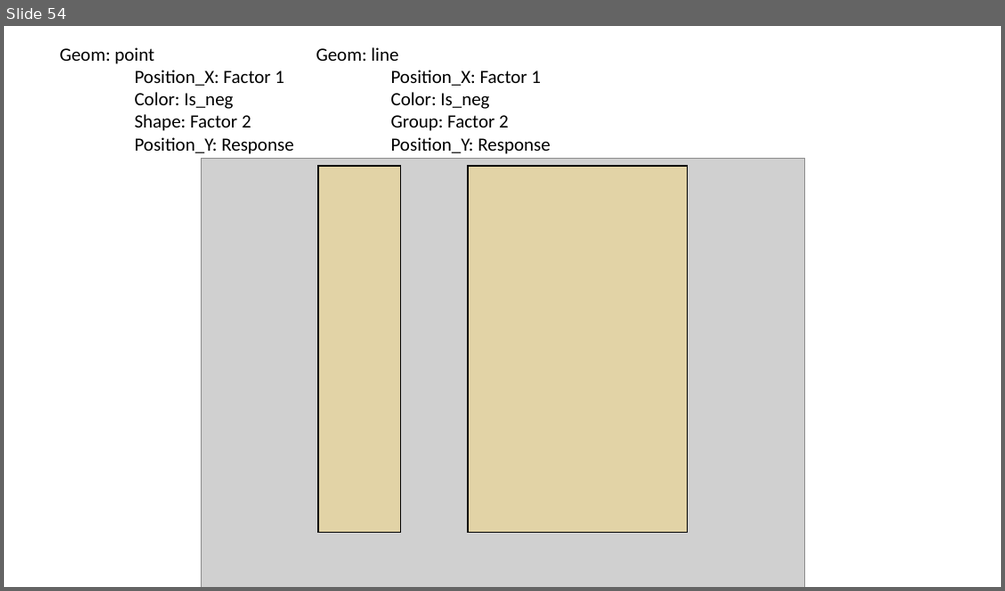
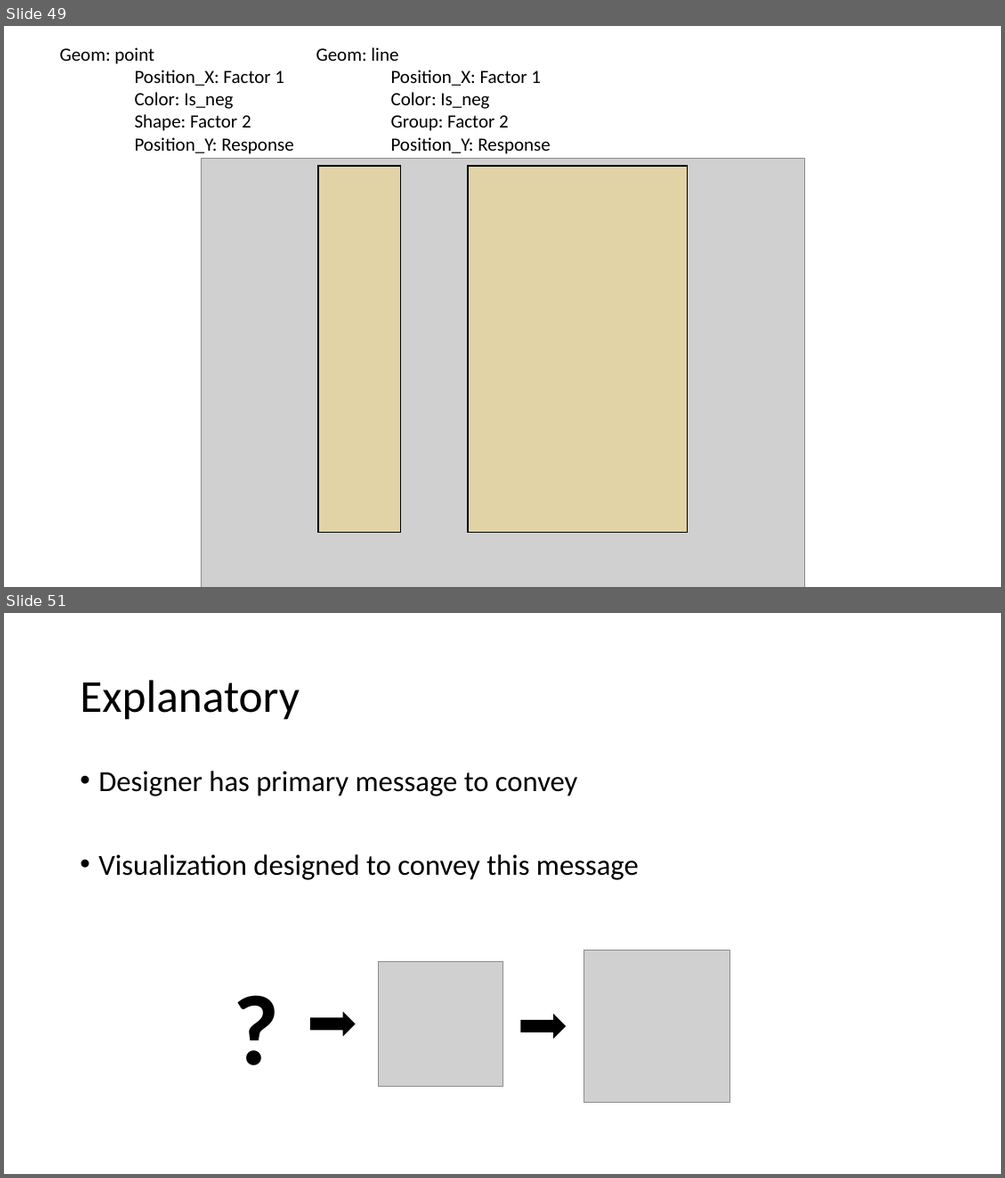
Before and after one commit to WSU-DataScience/SDSS19-dataviz-workshop, a slide deck: slides/Visualization theory and principles.pptx. Shown one above the other, each under a label of ours: slide 54 before the commit, slides 49 and 51 after it; the slides between them are not shown. The pictures are 1005x591 and 1005x1178 pixels, drawn with LibreOffice and Linux fonts; fonts in the diff are those of the drawing; grey boxes stand for pictures. Boxes give left, top, right and bottom in pixels: in the first picture for what was removed or moved away, otherwise in the second. Text is boxed around its words. In the diff, an @@ line names an element or a change of style, - is before the commit and + after.

```diff
--- a/slides/Visualization theory and principles.pptx
+++ b/slides/Visualization theory and principles.pptx
@@ slide 51 added at bbox=[4, 613, 1001, 1174], background #FFFFFF @@
@@ title added at bbox=[80, 680, 299, 720], 44 pt, text #000000 @@
+Explanatory
@@ text added at bbox=[98, 771, 639, 880], 28 pt, text #000000 @@
+• Designer has primary message to convey
+• Visualization designed to convey this message
@@ picture added at bbox=[583, 950, 730, 1102] @@
@@ text added at bbox=[226, 962, 287, 1090], 96 pt, text #000000, bold @@
+?
@@ picture added at bbox=[379, 962, 502, 1086] @@
@@ right arrow added at bbox=[310, 1012, 356, 1037], fill #000000 @@
@@ right arrow added at bbox=[521, 1013, 566, 1038], fill #000000 @@
@@ what was slide 54 is now slide 49 @@
```
Also in this commit, not shown: 3 slides changed, 8 other slides added, 20 slides removed, 5 other files.
